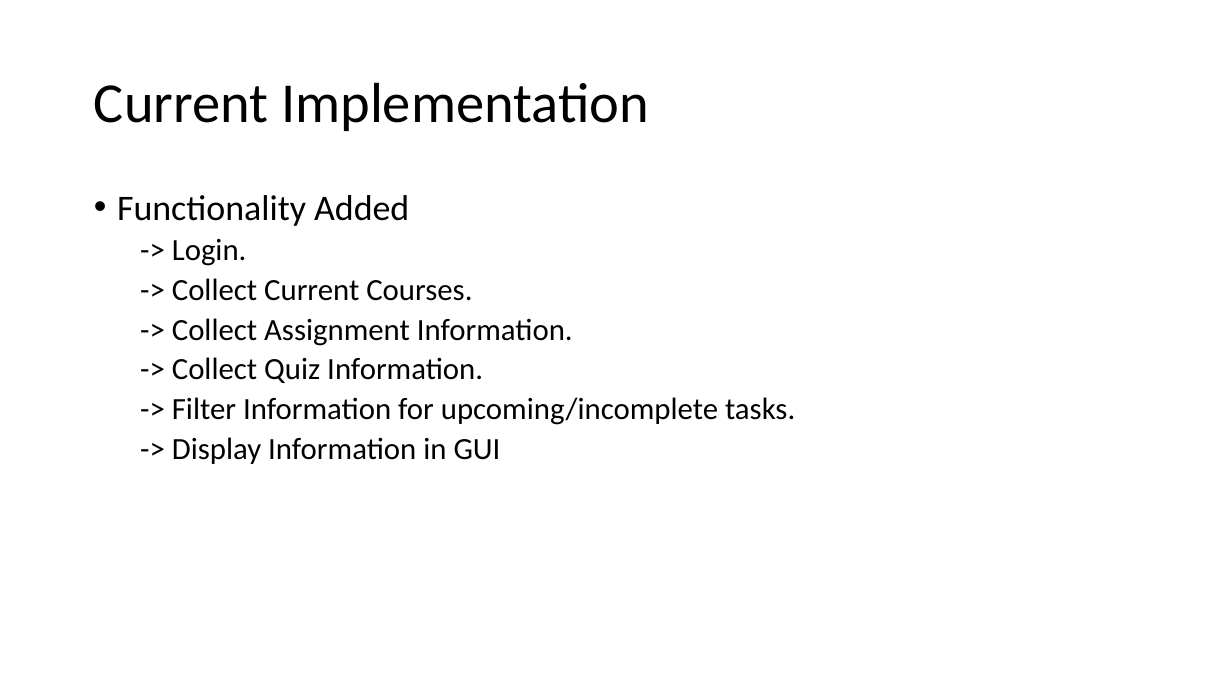
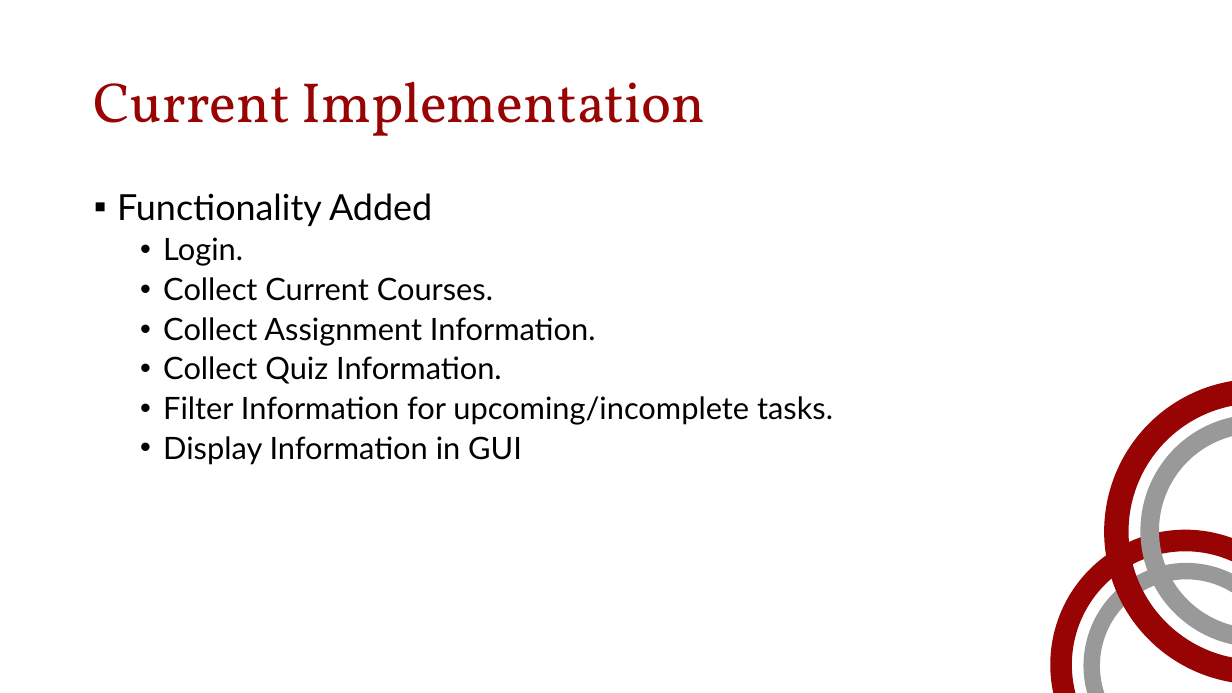
Before and after one commit to mehtaj8/Euneva, a slide deck: slide 4 of Doc/FinalPresentation/FinalPresentation.pptx. Drawn at 1232x693 pixels with LibreOffice and Linux fonts; fonts in the diff are those of the drawing. Boxes give left, top, right and bottom in pixels: in the first picture for what was removed or moved away, otherwise in the second. Text is boxed around its words. In the diff, an @@ line names an element or a change of style, - is before the commit and + after.

Commit message:
update final presentation styling

```diff
--- a/Doc/FinalPresentation/FinalPresentation.pptx
+++ b/Doc/FinalPresentation/FinalPresentation.pptx
@@ title "Current Implementation" at (94,81,706,136): font Calibri to Vollkorn, text colour #000000 to #980404 @@
@@ text at (117,193,432,226): font Calibri to Lato in "Functionality Added"; bullet • to ▪ @@
@@ text at (163,237,833,465): text changed; font Calibri to Lato @@
-  -> Login.
-  -> Collect Current Courses.
-  -> Collect Assignment Information.
-  -> Collect Quiz Information.
-  -> Filter Information for upcoming/incomplete tasks.
-  -> Display Information in GUI
+  • Login.
+  • Collect Current Courses.
+  • Collect Assignment Information.
+  • Collect Quiz Information.
+  • Filter Information for upcoming/incomplete tasks.
+  • Display Information in GUI
@@ donut added at (1104,379,1232,684), fill #980404 @@
@@ donut added at (1141,415,1232,648), fill #999999 @@
@@ donut added at (1051,530,1232,693), fill #980404 @@
@@ donut added at (1084,563,1232,693), fill #999999 @@
```
Also in this commit, not shown: 5 other slides changed, 1 slide added, 1 slide removed.
